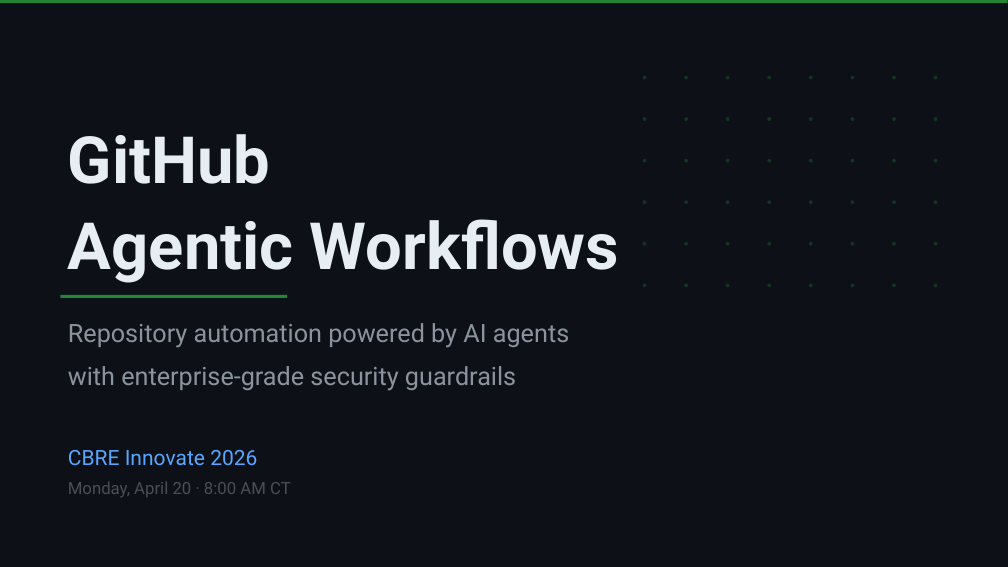
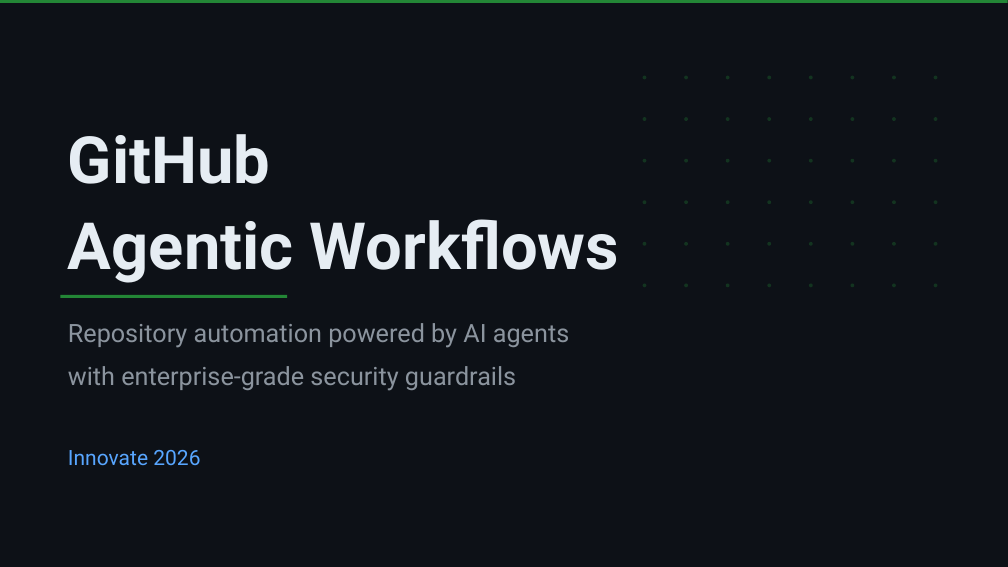
Before and after one commit to lenvolk/gh-aw-dryrun, a slide deck: slide 1 of Innovate2026-AgenticWorkflows.pptx. Drawn at 1008x567 pixels with LibreOffice and Linux fonts; fonts in the diff are those of the drawing. Boxes give left, top, right and bottom in pixels: in the first picture for what was removed or moved away, otherwise in the second. Text is boxed around its words. In the diff, an @@ line names an element or a change of style, - is before the commit and + after.

```diff
--- a/Innovate2026-AgenticWorkflows.pptx
+++ b/Innovate2026-AgenticWorkflows.pptx
@@ text at (68,450,200,465): text changed @@
-CBRE Innovate 2026
+Innovate 2026
@@ text removed at (68,482,291,497) @@
-Monday, April 20 · 8:00 AM CT
```
Also in this commit, not shown: 5 other slides changed.
